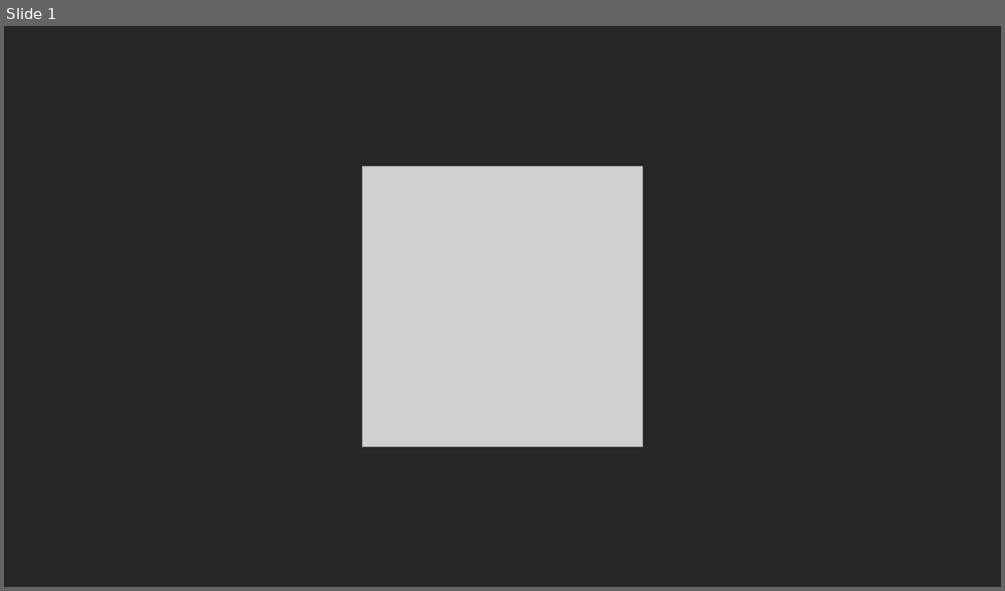
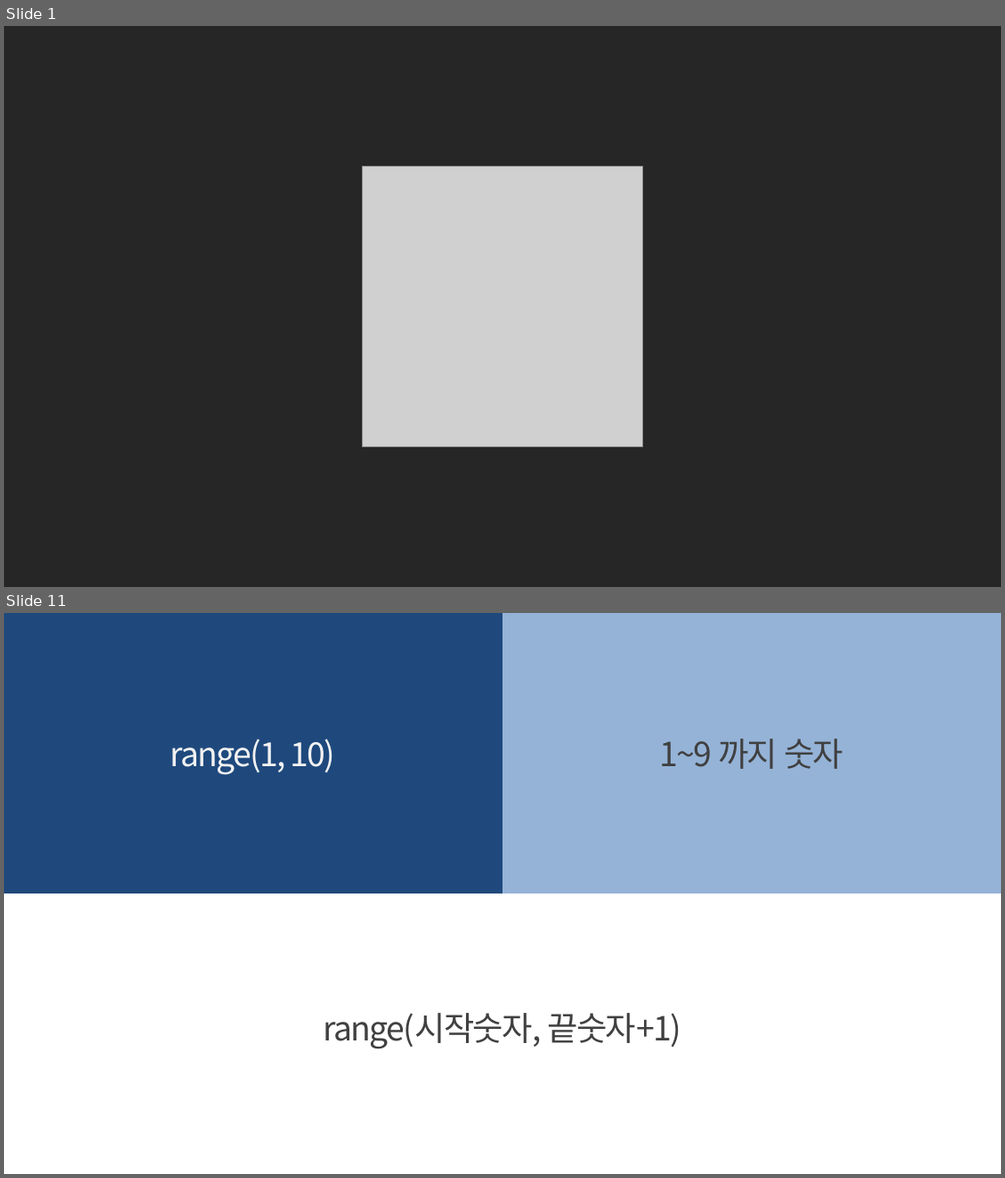
Before and after one commit to kwonkijun/python, a slide deck: 파이썬기초(PPT)/NEW_2021버전/파이썬 기초 8강_반복문.pptx. Shown one above the other, each under a label of ours: slide 1 before the commit, slides 1 and 11 after it; the slides between them are not shown. The pictures are 1005x591 and 1005x1178 pixels, drawn with LibreOffice and Linux fonts; fonts in the diff are those of the drawing; grey boxes stand for pictures. Boxes give left, top, right and bottom in pixels: in the first picture for what was removed or moved away, otherwise in the second. Text is boxed around its words. In the diff, an @@ line names an element or a change of style, - is before the commit and + after.

```diff
--- a/파이썬기초(PPT)/NEW_2021버전/파이썬 기초 8강_반복문.pptx
+++ b/파이썬기초(PPT)/NEW_2021버전/파이썬 기초 8강_반복문.pptx
@@ slide 11 added at box(4, 613, 1001, 1174), background #FFFFFF @@
@@ rectangle added at box(4, 613, 502, 893), fill #1F497D @@
@@ rectangle added at box(502, 613, 1001, 893), fill #95B3D7 @@
@@ text added at box(170, 738, 336, 775), 32 pt, text #F2F2F2 @@
+range(1, 10)
@@ text added at box(660, 738, 843, 769), 32 pt, text #404040 @@
+1~9 까지 숫자
@@ text added at box(324, 1013, 681, 1049), 32 pt, text #404040 @@
+range(시작숫자, 끝숫자+1)
```
Also in this commit, not shown: 22 other slides added, 16 slides removed, 6 other files.
